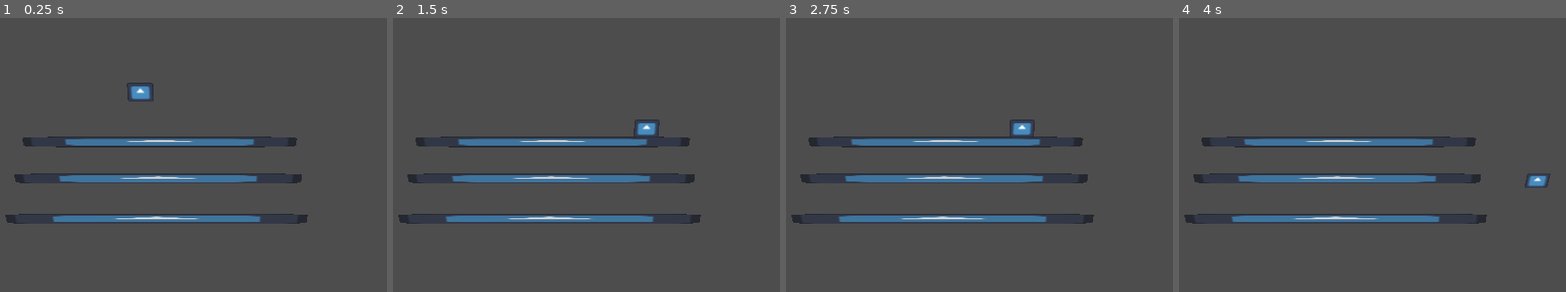
Above: before the commit, frames 1-4 (left to right).
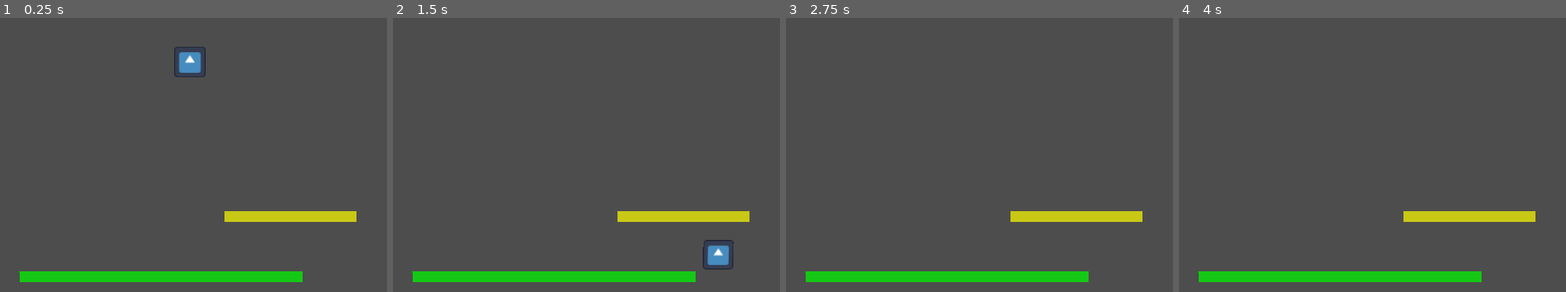
Above: after the commit, the same moments.

Repository: nathanialf/GroovyPictureBook
Game: Godot game, scene res://game.tscn
The game is run twice, just before and just after one commit, with the same random seed, the same clock (stepped at 60 frames per second) and the same inputs. The engine's default icon, where the game draws it, is replaced by a stand-in: a white triangle on a blue panel in a dark square.
Inputs:
- Up to frame 1 (0.25 s): no input
- Up to frame 2 (1.5 s): hold D (Move right) from 0.53 s (still down); tap W (Jump) at 0.77 s
- Up to frame 3 (2.75 s): tap W (Jump) at 1.52 s; release D (Move right) at 2.03 s; hold A (Move left) from 2.03 s (still down)
- Up to frame 4 (4 s): release A (Move left) at 2.78 s; hold D (Move right) from 2.78 s (still down); tap W (Jump) at 3.02, 3.77 s

The runs differ from the first frame. In frame 1, 13% of the frame differs, in the area x 1-93%, y 10-97%; in frame 2, 13%; in frame 3, 12%; in frame 4, 12%.

Commit message:
Start page classes/scenes

Diff:
--- a/game.gd
+++ b/game.gd
@@ -4,6 +4,7 @@
 var active_page: Page:
 	set(value):
 		if value != active_page:
+			active_page_changing.emit(value)
 			active_page = value
 			active_page_changed.emit(value)
 signal active_page_changing(page: Page)
@@ -13,7 +14,8 @@
 	active_page_changing.connect(
 		func(new_active_page: Page):
 			var prev_active_page := active_page
-			prev_active_page.is_active_page = false
+			if prev_active_page:
+				prev_active_page.is_active_page = false
 			new_active_page.is_active_page = true
 	)
 
@@ -38,9 +40,11 @@
 func __refresh_page_positions() -> void:
 	var page3ds := __all_page3ds()
 	for page_i in page3ds.size():
-		var page3d := page3ds[page_i]
+		var page3d: Page3D = page3ds[page_i]
+		var page := page3d.page
+		page.page_index = page_i
 		var page_spacing := 0.25
-		var page_z := (page_i - active_page_index) * page_spacing
+		var page_z := (page_i - active_page_index) * -page_spacing
 		var target_anim: TargetAnimation
 		if page3d.has_meta("target_anim"):
 			target_anim = page3d.get_meta("target_anim")
--- a/game.tscn
+++ b/game.tscn
@@ -1,7 +1,9 @@
 [gd_scene format=3 uid="uid://cltoc1fobd4yx"]
 
 [ext_resource type="Script" uid="uid://b32i8mqgc8vrr" path="res://game.gd" id="1_80nbo"]
+[ext_resource type="PackedScene" uid="uid://c3xyum43h7j3r" path="res://pages/page1_test.tscn" id="3_fc0e3"]
 [ext_resource type="Texture2D" uid="uid://cfqfiwroleg60" path="res://icon.svg" id="3_feb5d"]
+[ext_resource type="PackedScene" uid="uid://qa47f04qccbp" path="res://pages/page2_test.tscn" id="4_7jktm"]
 [ext_resource type="PackedScene" uid="uid://bc75yp3eue6b0" path="res://page3d.tscn" id="4_fc0e3"]
 
 [node name="Game" type="Node3D" unique_id=519886471]
@@ -9,24 +11,24 @@
 
 [node name="PlayerSprite" type="Sprite3D" parent="." unique_id=843110985]
 unique_name_in_owner = true
-transform = Transform3D(0.1, 0, 0, 0, 0.1, 0, 0, 0, 0.1, 0.675, -0.347, 0)
+transform = Transform3D(0.1, 0, 0, 0, 0.1, 0, 0, 0, 0.1, 0.675, -0.347, 0.01)
 texture = ExtResource("3_feb5d")
 
 [node name="Camera3D" type="Camera3D" parent="." unique_id=10132499]
-transform = Transform3D(1, 0, 0, 0, 0.7308536, 0.6825343, 0, -0.6825343, 0.7308536, 0.96, 1.951702, 2.7620027)
+transform = Transform3D(1, 0, 0, 0, 0.99245226, 0.12263152, 0, -0.12263152, 0.99245226, 0.96, 0.1715796, 3.1477735)
 current = true
 fov = 29.3
 size = 1.3631029
 
 [node name="DirectionalLight3D" type="DirectionalLight3D" parent="." unique_id=2073432316]
-transform = Transform3D(1, 0, 0, 0, 0.6151662, 0.78839743, 0, -0.78839743, 0.6151662, 0, 0, 0)
+transform = Transform3D(0.9114464, 0.32436162, -0.253091, 0, 0.6151662, 0.78839743, 0.4114189, -0.718582, 0.560691, 0, 0, 0)
 shadow_enabled = true
 
 [node name="Pages" type="Node3D" parent="." unique_id=1936395579]
 transform = Transform3D(1, 0, 0, 0, 1, 0, 0, 0, 1, 0.96, -0.54, 0)
 
 [node name="Page3D" parent="Pages" unique_id=258537404 instance=ExtResource("4_fc0e3")]
+page_scene = ExtResource("3_fc0e3")
 
-[node name="Page3D2" parent="Pages" unique_id=1944208894 instance=ExtResource("4_fc0e3")]
-
-[node name="Page3D3" parent="Pages" unique_id=1088368310 instance=ExtResource("4_fc0e3")]
+[node name="Page3D2" parent="Pages" unique_id=187844261 instance=ExtResource("4_fc0e3")]
+page_scene = ExtResource("4_7jktm")
--- a/page.gd
+++ b/page.gd
@@ -1,22 +1,34 @@
 class_name Page
 extends Node2D
 
-var is_active_page := true:
+@export var page_color: Color = Color.GREEN
+
+var __player_character: CharacterBody2D = load("res://player_character.tscn").instantiate()
+
+var is_active_page := false:
 	set(value):
 		if value != is_active_page:
 			is_active_page = value
 			is_active_page_changed.emit(value)
 signal is_active_page_changed(value: bool)
+var page_index := -1
+
+func _init() -> void:
+	add_child(__player_character)
+	__player_character.position = Vector2(1920/2.0, 0)
 
 func get_player_state() -> PagePlayerState:
 	var pps := PagePlayerState.new()
-	pps.position = $CharacterBody2D.position
-	pps.velocity = $CharacterBody2D.get_real_velocity()
+	pps.position = __player_character.position
+	pps.velocity = __player_character.get_real_velocity()
 	return pps
 
 func set_player_state(player_state: PagePlayerState) -> void:
-	$CharacterBody2D.position = player_state.position
-	$CharacterBody2D.velocity = player_state.velocity
+	__player_character.position = player_state.position
+	__player_character.velocity = player_state.velocity
+
+func get_player_character() -> CharacterBody2D:
+	return __player_character
 
 class PagePlayerState:
 	extends RefCounted
--- a/page.tscn
+++ /dev/null
@@ -1,35 +0,0 @@
-[gd_scene format=3 uid="uid://bnrf06xnhtmbq"]
-
-[ext_resource type="Script" uid="uid://1t6pghxubui0" path="res://page.gd" id="1_nl5ea"]
-[ext_resource type="Texture2D" uid="uid://cfqfiwroleg60" path="res://icon.svg" id="2_7tx1s"]
-[ext_resource type="Script" uid="uid://f8lbekpwdsgs" path="res://player.gd" id="2_phrhr"]
-
-[sub_resource type="RectangleShape2D" id="RectangleShape2D_7tx1s"]
-size = Vector2(128, 128)
-
-[sub_resource type="RectangleShape2D" id="RectangleShape2D_phrhr"]
-size = Vector2(1428, 71)
-
-[node name="Page" type="Node2D" unique_id=852683057]
-script = ExtResource("1_nl5ea")
-
-[node name="CharacterBody2D" type="CharacterBody2D" parent="." unique_id=1593429589]
-visible = false
-position = Vector2(717, 542)
-script = ExtResource("2_phrhr")
-
-[node name="Sprite2D" type="Sprite2D" parent="CharacterBody2D" unique_id=214738131]
-texture = ExtResource("2_7tx1s")
-
-[node name="CollisionShape2D" type="CollisionShape2D" parent="CharacterBody2D" unique_id=2147175928]
-shape = SubResource("RectangleShape2D_7tx1s")
-
-[node name="StaticBody2D" type="StaticBody2D" parent="." unique_id=1548290079]
-position = Vector2(802, 997)
-
-[node name="Sprite2D" type="Sprite2D" parent="StaticBody2D" unique_id=1888275991]
-scale = Vector2(11.17, 0.59)
-texture = ExtResource("2_7tx1s")
-
-[node name="CollisionShape2D" type="CollisionShape2D" parent="StaticBody2D" unique_id=1597745849]
-shape = SubResource("RectangleShape2D_phrhr")
--- a/page3d.tscn
+++ b/page3d.tscn
@@ -1,7 +1,6 @@
 [gd_scene format=3 uid="uid://bc75yp3eue6b0"]
 
 [ext_resource type="Script" uid="uid://c7x1khv6k76qp" path="res://page_3d.gd" id="1_8fv3p"]
-[ext_resource type="PackedScene" uid="uid://bnrf06xnhtmbq" path="res://page.tscn" id="2_vb834"]
 
 [sub_resource type="ViewportTexture" id="ViewportTexture_vb834"]
 viewport_path = NodePath("SubViewport")
@@ -17,6 +16,8 @@
 resource_local_to_scene = true
 material = SubResource("StandardMaterial3D_vb834")
 size = Vector2(1.92, 1.08)
+subdivide_width = 16
+subdivide_depth = 16
 
 [node name="Page3D" type="Node3D" unique_id=258537404]
 script = ExtResource("1_8fv3p")
@@ -27,5 +28,3 @@
 [node name="SubViewport" type="SubViewport" parent="." unique_id=1040176620]
 transparent_bg = true
 size = Vector2i(1920, 1080)
-
-[node name="Page" parent="SubViewport" unique_id=852683057 instance=ExtResource("2_vb834")]
--- a/page_3d.gd
+++ b/page_3d.gd
@@ -1,3 +1,11 @@
+class_name Page3D
 extends Node3D
 
-@onready var page: Page = $SubViewport/Page
+@export var page_scene: PackedScene
+var page: Page
+
+func _ready() -> void:
+	assert(page_scene, "Page3D needs a page scene!")
+
+	page = page_scene.instantiate()
+	$SubViewport.add_child(page)
--- /dev/null
+++ b/page_hole.gd
@@ -0,0 +1,5 @@
+class_name PageHole
+extends Area2D
+
+func get_page() -> Page:
+	return get_parent()
--- /dev/null
+++ b/page_player.tscn
@@ -0,0 +1,17 @@
+[gd_scene format=3 uid="uid://cb34sux4sd06p"]
+
+[ext_resource type="Script" uid="uid://f8lbekpwdsgs" path="res://player_character.gd" id="1_wipfy"]
+[ext_resource type="Texture2D" uid="uid://cfqfiwroleg60" path="res://icon.svg" id="2_mesh8"]
+
+[sub_resource type="RectangleShape2D" id="RectangleShape2D_7tx1s"]
+size = Vector2(128, 128)
+
+[node name="CharacterBody2D" type="CharacterBody2D" unique_id=2083371474]
+script = ExtResource("1_wipfy")
+
+[node name="DebugSprite" type="Sprite2D" parent="." unique_id=99084233]
+visible = false
+texture = ExtResource("2_mesh8")
+
+[node name="CollisionShape2D" type="CollisionShape2D" parent="." unique_id=388665423]
+shape = SubResource("RectangleShape2D_7tx1s")
--- /dev/null
+++ b/page_wall.gd
@@ -0,0 +1,14 @@
+@tool
+
+class_name PageWall
+extends StaticBody2D
+
+func _process(delta: float) -> void:
+	var page := get_page()
+	if page:
+		for child in get_children():
+			if child is Polygon2D:
+				child.color = page.page_color
+
+func get_page() -> Page:
+	return get_parent()
--- /dev/null
+++ b/pages/page1_test.tscn
@@ -0,0 +1,27 @@
+[gd_scene format=3 uid="uid://c3xyum43h7j3r"]
+
+[ext_resource type="Script" uid="uid://1t6pghxubui0" path="res://page.gd" id="1_be057"]
+[ext_resource type="Script" uid="uid://ct6uppvyratyn" path="res://page_wall.gd" id="2_be057"]
+
+[sub_resource type="PhysicsMaterial" id="PhysicsMaterial_be057"]
+friction = 0.5
+
+[sub_resource type="RectangleShape2D" id="RectangleShape2D_be057"]
+size = Vector2(1200, 50)
+
+[node name="Page1Test" type="Node2D" unique_id=1877032122]
+script = ExtResource("1_be057")
+metadata/_custom_type_script = "uid://1t6pghxubui0"
+
+[node name="PageWall" type="StaticBody2D" parent="." unique_id=1622899687]
+position = Vector2(837, 1014)
+physics_material_override = SubResource("PhysicsMaterial_be057")
+script = ExtResource("2_be057")
+metadata/_custom_type_script = "uid://ct6uppvyratyn"
+
+[node name="Polygon2D" type="Polygon2D" parent="PageWall" unique_id=147044664]
+polygon = PackedVector2Array(-600, -25, 600, -25, 600, 25, -600, 25)
+uv = PackedVector2Array(-20, -20, 231, -111, 238, 36, -131, 44)
+
+[node name="CollisionShape2D" type="CollisionShape2D" parent="PageWall" unique_id=422001833]
+shape = SubResource("RectangleShape2D_be057")
--- /dev/null
+++ b/pages/page2_test.tscn
@@ -0,0 +1,23 @@
+[gd_scene format=3 uid="uid://qa47f04qccbp"]
+
+[ext_resource type="Script" uid="uid://1t6pghxubui0" path="res://page.gd" id="1_hre08"]
+[ext_resource type="Script" uid="uid://ct6uppvyratyn" path="res://page_wall.gd" id="2_68gdu"]
+
+[sub_resource type="RectangleShape2D" id="RectangleShape2D_1q5re"]
+size = Vector2(600, 50)
+
+[node name="Page2Test" type="Node2D" unique_id=1659456041]
+script = ExtResource("1_hre08")
+page_color = Color(1, 1, 0, 1)
+metadata/_custom_type_script = "uid://1t6pghxubui0"
+
+[node name="PageWall" type="StaticBody2D" parent="." unique_id=267178102]
+position = Vector2(1415, 825)
+script = ExtResource("2_68gdu")
+metadata/_custom_type_script = "uid://ct6uppvyratyn"
+
+[node name="Polygon2D" type="Polygon2D" parent="PageWall" unique_id=165765098]
+polygon = PackedVector2Array(-300, -25, 300, -25, 300, 25, -300, 25)
+
+[node name="CollisionShape2D" type="CollisionShape2D" parent="PageWall" unique_id=1424260999]
+shape = SubResource("RectangleShape2D_1q5re")
--- a/player.gd
+++ b/player_character.gd
@@ -9,11 +9,13 @@
 func _ready() -> void:
 	page.is_active_page_changed.connect(
 		func(is_active_page: bool):
-			if is_active_page && !get_parent():
-				page.add_child(self)
-			elif !is_active_page && get_parent():
-				page.remove_child(self)
+			if is_active_page: __activate_player()
+			else: __deactivate_player()
 	)
+	(func():
+		if page.is_active_page: __activate_player()
+		else: __deactivate_player()
+	).call_deferred()
 
 func _physics_process(delta: float) -> void:
 	var move_input := Input.get_vector(\
@@ -27,3 +29,9 @@
 		velocity.y = -jump_force
 
 	move_and_slide()
+
+func __activate_player() -> void:
+	if !get_parent(): page.add_child(self)
+
+func __deactivate_player() -> void:
+	if get_parent(): page.remove_child(self)
--- /dev/null
+++ b/player_character.tscn
@@ -0,0 +1,12 @@
+[gd_scene format=3 uid="uid://hfxaq8puq6qn"]
+
+[ext_resource type="Script" uid="uid://f8lbekpwdsgs" path="res://player_character.gd" id="1_02ohv"]
+
+[sub_resource type="RectangleShape2D" id="RectangleShape2D_02ohv"]
+size = Vector2(150, 150)
+
+[node name="PlayerCharacter" type="CharacterBody2D" unique_id=2108810901]
+script = ExtResource("1_02ohv")
+
+[node name="CollisionShape2D" type="CollisionShape2D" parent="." unique_id=1556107828]
+shape = SubResource("RectangleShape2D_02ohv")
Not shown, added: page_hole.gd.uid
Not shown, added: page_wall.gd.uid
Renamed: player.gd.uid -> player_character.gd.uid
